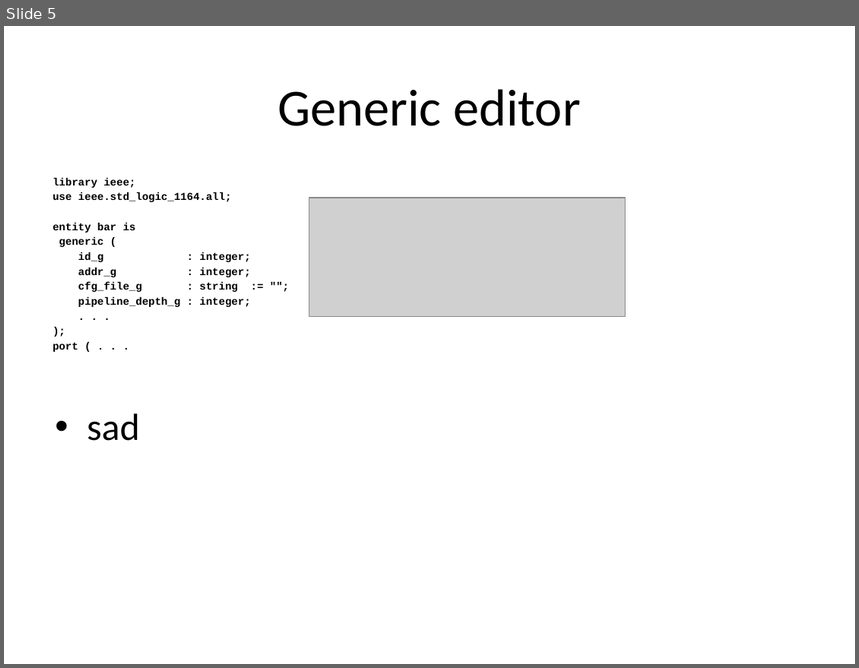
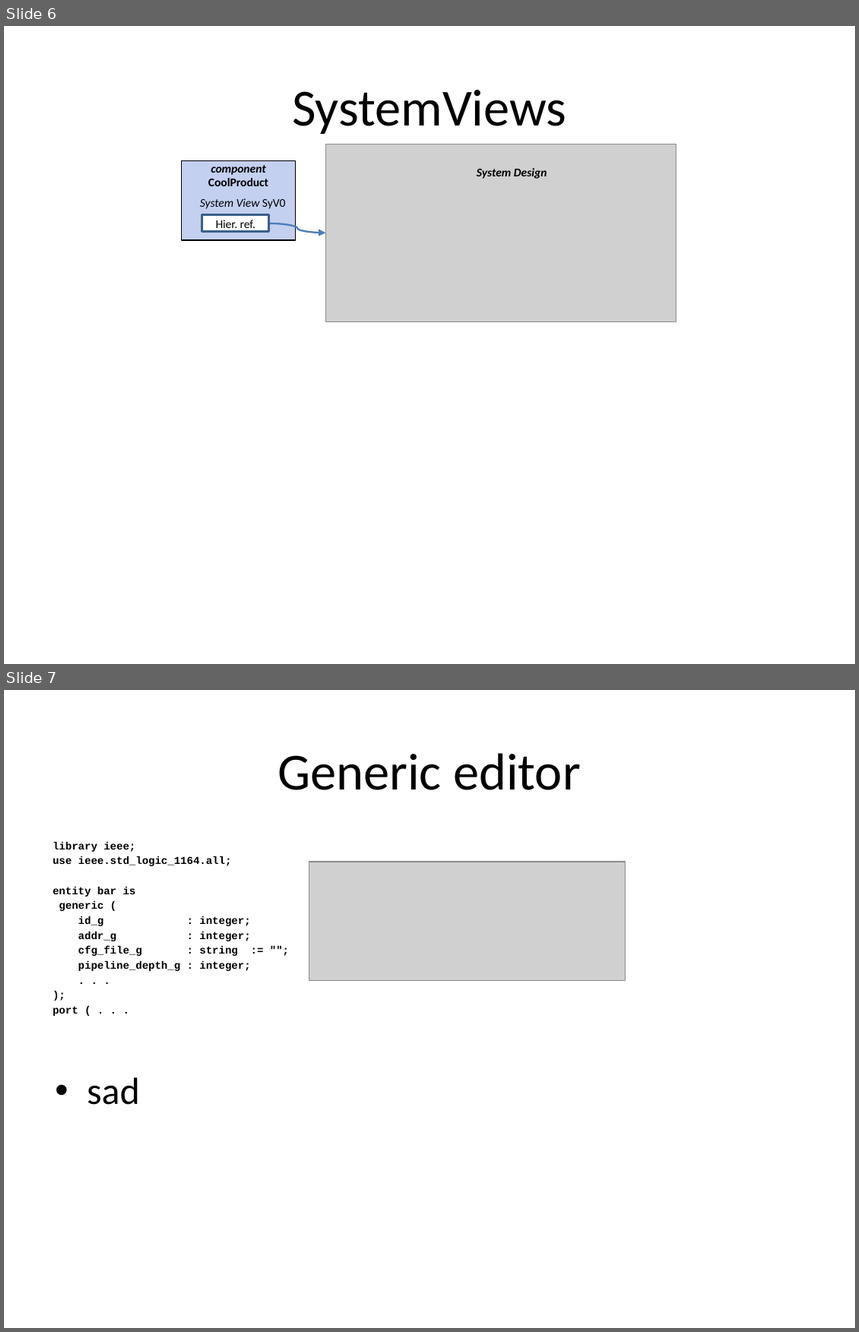
Before and after one commit to Martoni/kactus2, a slide deck: Help/images/img_sources.pptx. Shown one above the other, each under a label of ours: slide 5 before the commit, slides 6 and 7 after it. The pictures are 859x668 and 859x1332 pixels, drawn with LibreOffice and Linux fonts; fonts in the diff are those of the drawing; grey boxes stand for pictures. Boxes give left, top, right and bottom in pixels: in the first picture for what was removed or moved away, otherwise in the second. Text is boxed around its words. In the diff, an @@ line names an element or a change of style, - is before the commit and + after.

```diff
--- a/Help/images/img_sources.pptx
+++ b/Help/images/img_sources.pptx
@@ slide 6 added at bbox=[4, 26, 855, 664], background #FFFFFF @@
@@ title added at bbox=[292, 90, 566, 134], 44 pt, text #000000 @@
+SystemViews
@@ rectangle added at bbox=[182, 161, 296, 240], fill #C3D0F0, outline #000000 1 pt, 10 pt, text #000000, bold @@
+component CoolProduct
@@ picture added at bbox=[325, 145, 677, 322] @@
@@ text added at bbox=[477, 168, 547, 179], 10 pt, text #000000, bold, italic @@
+System Design
@@ text added at bbox=[200, 199, 286, 209], 10 pt, text #000000, italic @@
+System View SyV0
@@ rectangle added at bbox=[202, 215, 269, 232], fill #FFFFFF, outline #3A5F8C 2 pt, 10 pt, text #000000 @@
+Hier. ref.
@@ curved arrow added from (269, 224) to (325, 233), #4B7EBC 1.5 pt @@
@@ what was slide 5 is now slide 7 @@
```
Also in this commit, not shown: 2 slides changed, 5 other slides added, 3 other files.
